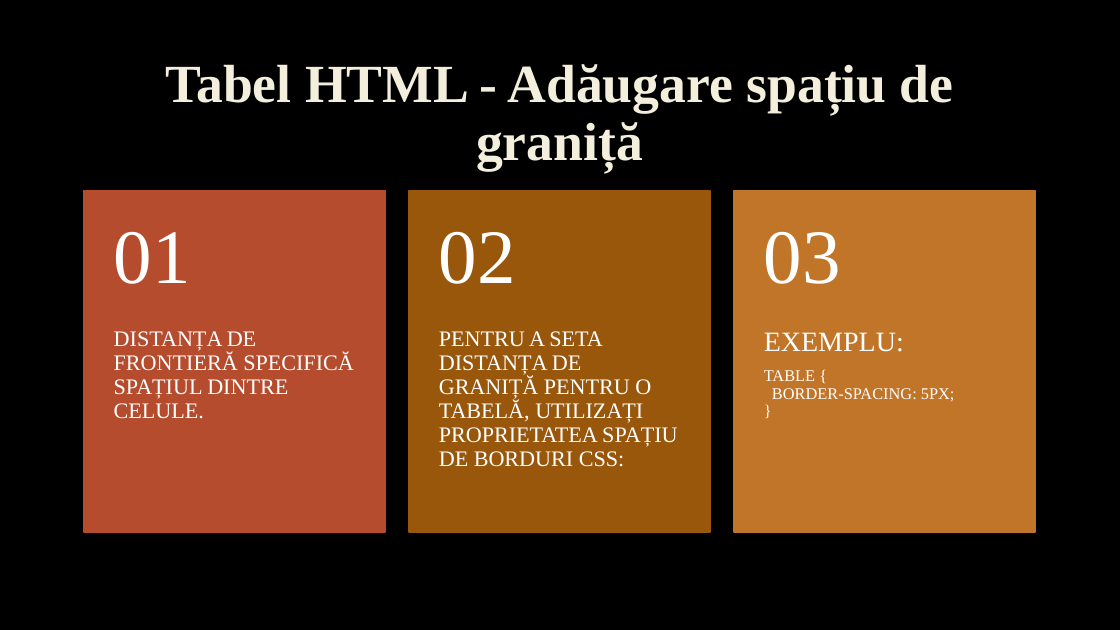
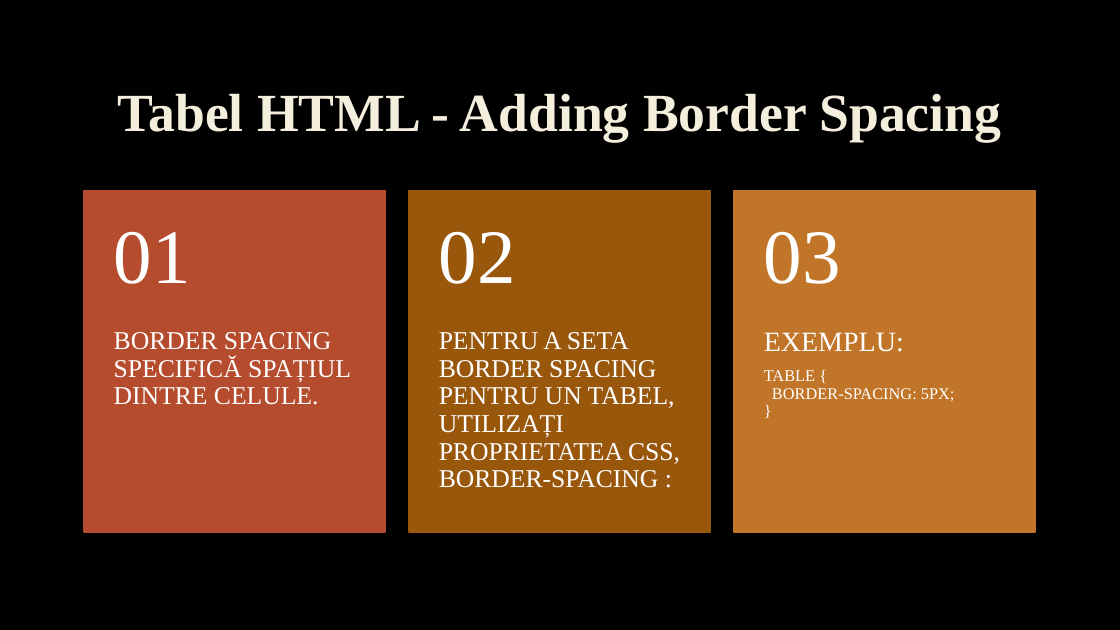
Before and after one commit to JohnyJF/Homework_10C, a slide deck: slide 14 of HTML_Tables_Tulei_Ion_Filat_Fabian.pptx (slide 17 before the commit). Drawn at 1120x630 pixels with LibreOffice and Linux fonts; fonts in the diff are those of the drawing; background and template pictures are left out. Boxes give left, top, right and bottom in pixels: in the first picture for what was removed or moved away, otherwise in the second. Text is boxed around its words. In the diff, an @@ line names an element or a change of style, - is before the commit and + after.

```diff
--- a/HTML_Tables_Tulei_Ion_Filat_Fabian.pptx
+++ b/HTML_Tables_Tulei_Ion_Filat_Fabian.pptx
@@ title at box(118, 93, 1001, 141): text changed @@
-Tabel HTML - Adăugare spațiu de graniță
+Tabel HTML - Adding Border Spacing
@@ text at box(114, 332, 351, 405): text changed; size 19 to 22 pt @@
-DISTANȚA DE FRONTIERĂ SPECIFICĂ SPAȚIUL DINTRE CELULE.
+BORDER SPACING SPECIFICĂ SPAȚIUL DINTRE CELULE.
@@ text at box(439, 332, 680, 488): text changed; size 19 to 22 pt @@
-PENTRU A SETA DISTANȚA DE GRANIȚĂ PENTRU O TABELĂ, UTILIZAȚI PROPRIETATEA SPAȚIU DE BORDURI CSS:
+PENTRU A SETA BORDER SPACING PENTRU UN TABEL, UTILIZAȚI PROPRIETATEA CSS, BORDER-SPACING :
```
Also in this commit, not shown: 10 other slides changed, 10 slides added, 13 slides removed, 1 other file.
